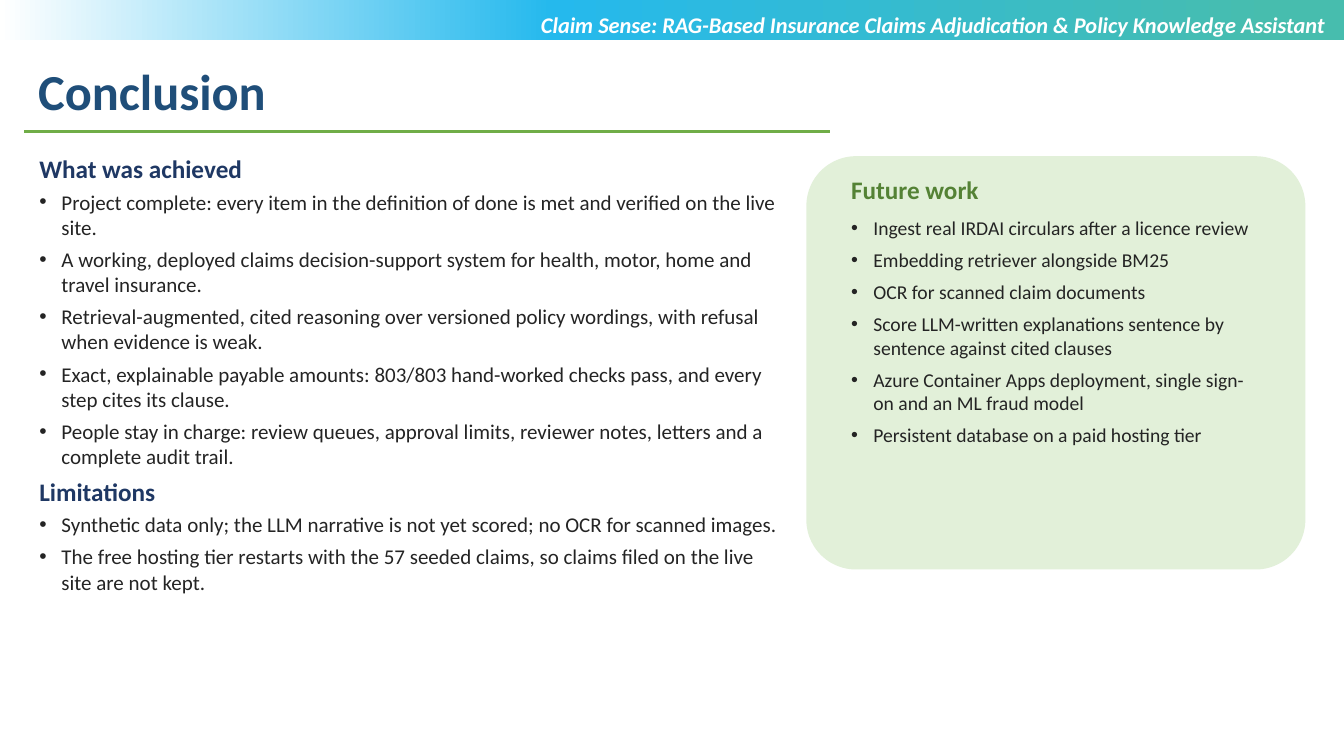
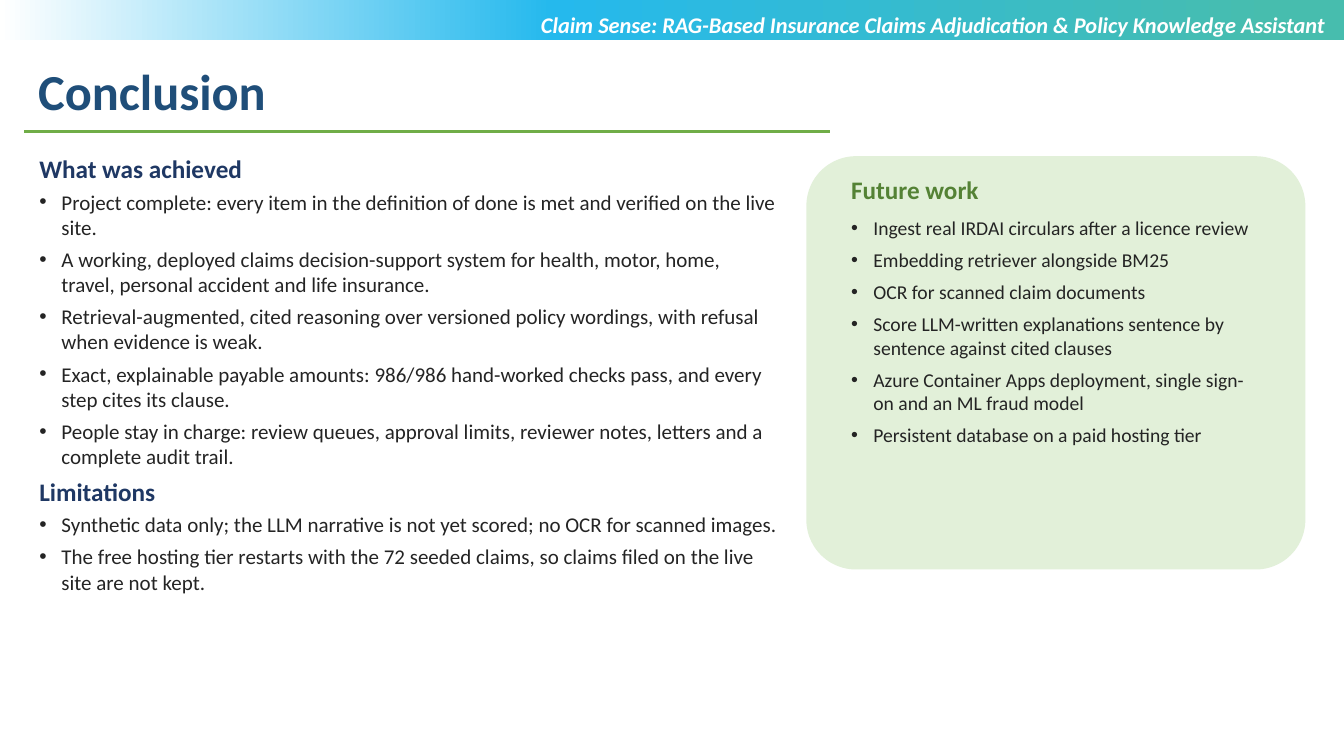
Before and after one commit to sricharansk/CLAIM-SENSE, a slide deck: slide 14 of docs/presentation/Claim_Sense_Review_III_SK_Sricharan.pptx. Drawn at 1344x756 pixels with LibreOffice and Linux fonts; fonts in the diff are those of the drawing; background and template pictures are left out. Boxes give left, top, right and bottom in pixels: in the first picture for what was removed or moved away, otherwise in the second. Text is boxed around its words. In the diff, an @@ line names an element or a change of style, - is before the commit and + after.

```diff
--- a/docs/presentation/Claim_Sense_Review_III_SK_Sricharan.pptx
+++ b/docs/presentation/Claim_Sense_Review_III_SK_Sricharan.pptx
@@ text at [61, 252, 719, 296]: text changed @@
-• A working, deployed claims decision-support system for health, motor, home and travel insurance.
+• A working, deployed claims decision-support system for health, motor, home, travel, personal accident and life insurance.
@@ text at [61, 367, 762, 411]: text changed @@
-• Exact, explainable payable amounts: 803/803 hand-worked checks pass, and every step cites its clause.
+• Exact, explainable payable amounts: 986/986 hand-worked checks pass, and every step cites its clause.
@@ text at [61, 549, 753, 594]: text changed @@
-• The free hosting tier restarts with the 57 seeded claims, so claims filed on the live site are not kept.
+• The free hosting tier restarts with the 72 seeded claims, so claims filed on the live site are not kept.
```
Also in this commit, not shown: 9 other slides changed, 39 other files.
